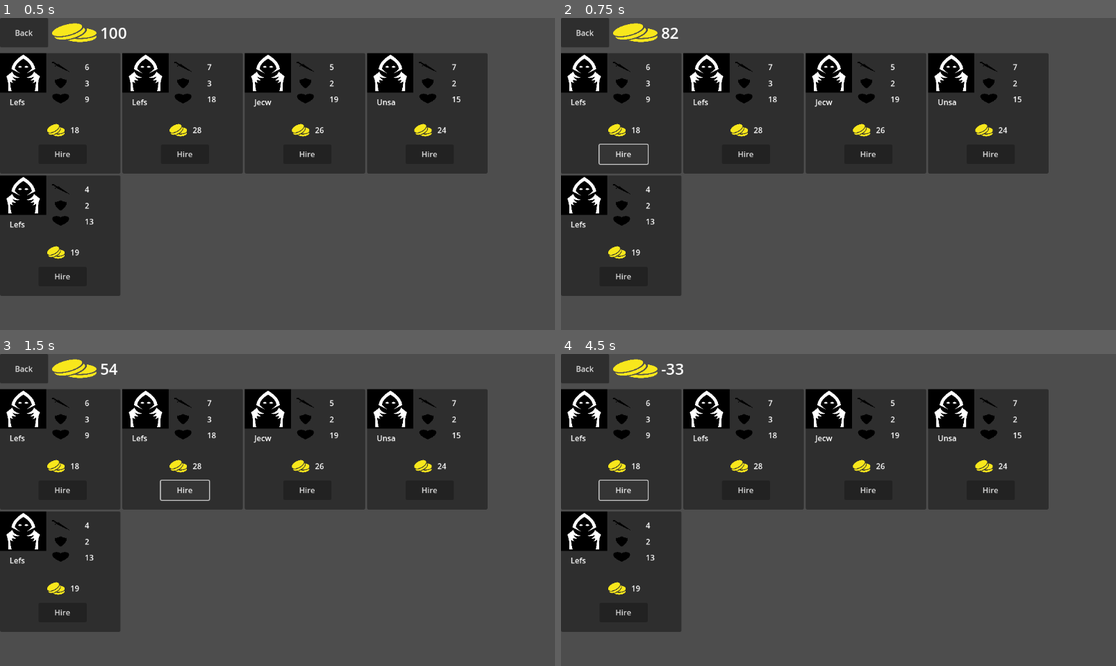
Above: before the commit, frames 1-4 (two rows, left to right).
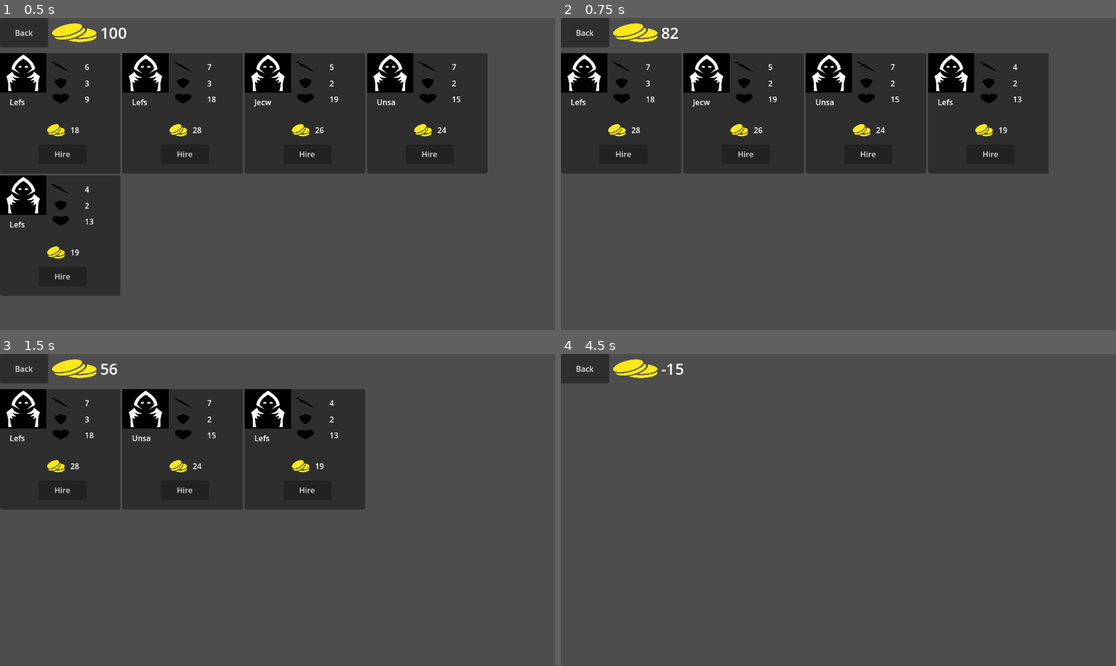
Above: after the commit, the same moments.

Repository: ualisars/ManagementPrototype
Game: Godot game, scene res://Scenes/academy_scene.tscn
Two runs of this game, one before a commit and one after it. Both use one fixed random seed, a clock stepped at 60 frames per second and the inputs below. This scene is started directly instead of the project's main scene.
Inputs (mouse positions are in pixels of both pictures, inside the frame that each line leads up to):
- Up to frame 1 (0.5 s): no input
- Up to frame 2 (0.75 s): click "Hire" at 0.5 s
- Up to frame 3 (1.5 s): click "Hire" at 1.25 s
- Up to frame 4 (4.5 s): click "Hire" at 2 s; click "Hire" at 2.75 s; click "Hire" at 3.5 s; click (622, 491) at 4.25 s, where only the run before the commit has a clickable "Hire"

Frame 1 is identical in both runs. In frame 2, 8.7% of the frame differs, in the area x 0-83%, y 14-90%; in frame 3, 17%; in frame 4, 41%, in the area x 0-88%, y 3-90%.

Commit message:
remove hired character from academy

Diff:
--- a/Character.gd
+++ b/Character.gd
@@ -6,12 +6,16 @@
 var cost: int = 5
 var character_name = ""
 var rng = RandomNumberGenerator.new()
+var id: int
 
-var names = ["Arw", "Teon", "Mid", "Jecw", "Unsa", "Lefs", "Yevil"]
+var names: Array = ["Arw", "Teon", "Mid", "Jecw", "Unsa", "Lefs", "Yevil"]
 
-func _init():
+func _init() -> void:
 	health = rng.randi_range(8, 20)
 	attack = rng.randi_range(4, 7)
 	defense = rng.randi_range(1, 3)
 	character_name = names.pick_random()
 	cost = health + attack + defense
+
+func add_id(new_id: int) -> void:
+	id = new_id
--- /dev/null
+++ b/CharacterGenerator.gd
@@ -0,0 +1,27 @@
+extends Node
+
+var CharacterCharacteristics: PackedScene = preload("res://Characters/character_characteristics.tscn")
+
+var id: int = 1
+
+var academy_characters: Array = []
+
+func create_character() -> Node:
+	var characteristics = CharacterCharacteristics.instantiate()
+	characteristics.add_id(id)
+	id += 1
+
+	return characteristics
+
+
+func add_academy_characters() -> void:
+	for i in range(5):
+		var character = create_character()
+		academy_characters.append(character)
+
+func remove_acamedy_character(character: Node):
+	var index = academy_characters.find(character)
+	academy_characters.remove_at(index)
+
+func _ready() -> void:
+	add_academy_characters()
--- a/Scenes/academy_scene.gd
+++ b/Scenes/academy_scene.gd
@@ -5,12 +5,34 @@
 
 @onready var grid_container: GridContainer = $ScrollContainer/GridContainer
 
-func _ready() -> void:
-	for i in range(5):
-		var characteristics = CharacterCharacteristics.instantiate()
+func show_character_layout():
+	for character in CharacterGenerator.academy_characters:
 		var character_info = CharacterInfoClass.instantiate()
 
 		character_info.init()
-		character_info.init_characteristics(characteristics)
+		character_info.init_characteristics(character)
 
 		grid_container.add_child(character_info)
+
+func find_character_info_by_character_id(character_id: int) -> Panel:
+	if grid_container.get_child_count() == 0:
+		return null
+
+	for character_info in grid_container.get_children():
+		if character_info.characteristics.id == character_id:
+			return character_info
+
+	return null
+
+func _ready() -> void:
+	show_character_layout()
+
+	Messenger.connect("UNIT_HIRED", on_character_hired)
+
+
+func on_character_hired(character_characteristics: Node):
+	CharacterGenerator.remove_acamedy_character(character_characteristics)
+
+	var character_info = find_character_info_by_character_id(character_characteristics.id)
+
+	grid_container.remove_child(character_info)
--- /dev/null
+++ b/World/character_generator.tscn
@@ -0,0 +1,6 @@
+[gd_scene load_steps=2 format=3 uid="uid://dsmdg162bnkdb"]
+
+[ext_resource type="Script" path="res://CharacterGenerator.gd" id="1_psv77"]
+
+[node name="CharacterGenerator" type="Node"]
+script = ExtResource("1_psv77")
--- a/project.godot
+++ b/project.godot
@@ -19,6 +19,7 @@
 
 Player="*res://World/player.tscn"
 Messenger="*res://World/messenger.tscn"
+CharacterGenerator="*res://World/character_generator.tscn"
 
 [input]
 
